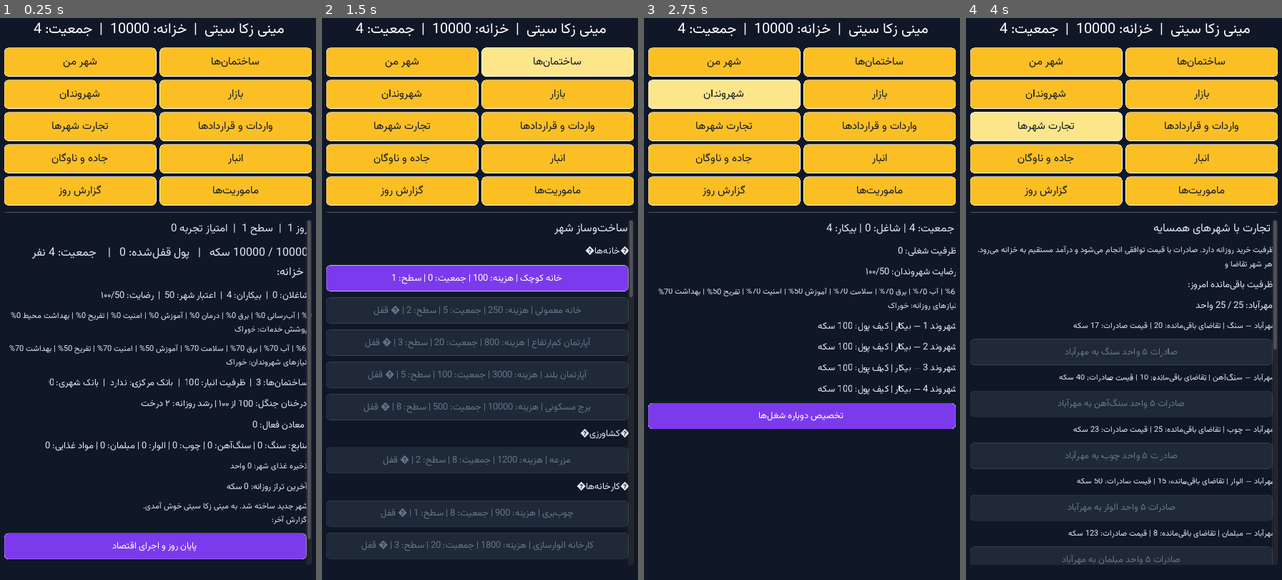
Above: before the commit, frames 1-4 (left to right).
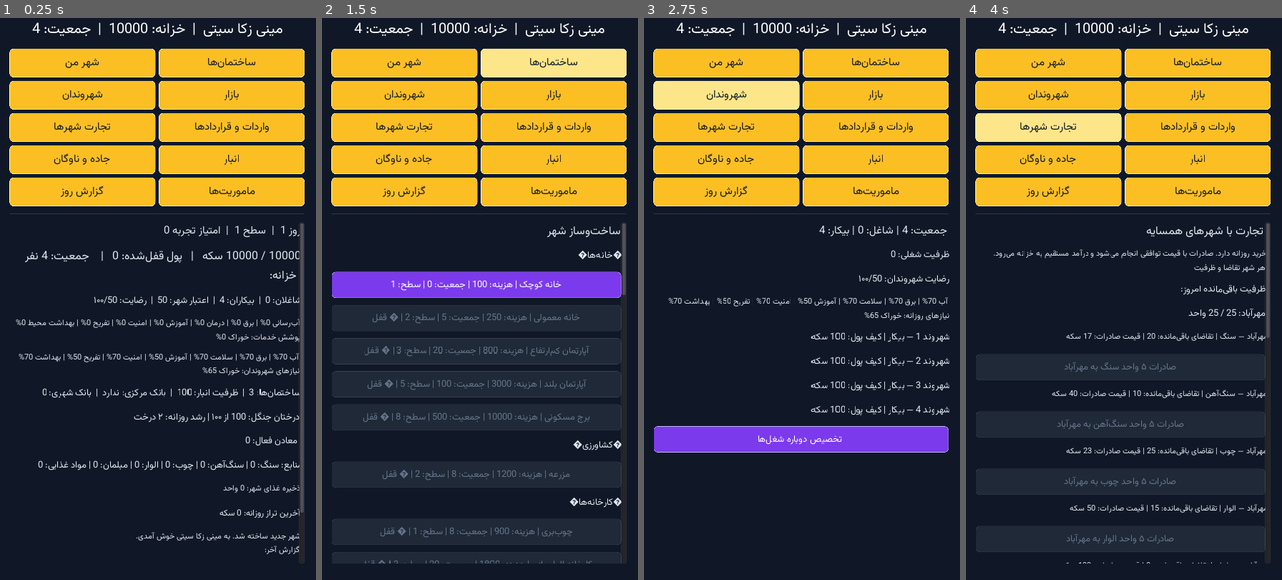
Above: after the commit, the same moments.

Repository: zekainstabot/mini-zeka-city
Game: Godot game, scene res://Main.tscn
The game is run twice, just before and just after one commit, with the same random seed, the same clock (stepped at 60 frames per second) and the same inputs.
Inputs:
- Up to frame 1 (0.25 s): no input
- Up to frame 2 (1.5 s): click "ﻦﻣ ﺮﻬﺷ" at 0.5 s; click "ﺎﻫ‌ﻥﺎﻤﺘﺧﺎﺳ" at 1.25 s
- Up to frame 3 (2.75 s): click "ﻥﺍﺪﻧﻭﺮﻬﺷ" at 2 s
- Up to frame 4 (4 s): click "ﺭﺍﺯﺎﺑ" at 2.75 s; click "ﺎﻫﺮﻬﺷ ﺕﺭﺎﺠﺗ" at 3.5 s

The runs differ from the first frame. In frame 1, 18% of the frame differs, in the area x 1-99%, y 0-98%; in frame 2, 15%; in frame 3, 17%; in frame 4, 13%.

Commit message:
Fix right-edge clipping and improve mobile text wrapping

Diff:
--- a/scripts/Main.gd
+++ b/scripts/Main.gd
@@ -33,11 +33,11 @@
 	root.anchor_bottom = 1
 	var screen_width = get_viewport_rect().size.x
 	var compact_layout = screen_width < 900
-	root.margin_left = 16 if compact_layout else 24
+	root.margin_left = 28 if compact_layout else 24
 	root.margin_top = 16 if compact_layout else 22
-	root.margin_right = -16 if compact_layout else -24
+	root.margin_right = -32 if compact_layout else -24
 	root.margin_bottom = -16 if compact_layout else -22
-	root.add_constant_override("separation", 14 if compact_layout else 12)
+	root.add_constant_override("separation", 16 if compact_layout else 12)
 	add_child(root)
 	header_label = Label.new()
 	header_label.text = PersianText.reshaper("مینی زکا سیتی")
@@ -65,10 +65,12 @@
 	var scroll = ScrollContainer.new()
 	scroll.size_flags_vertical = Control.SIZE_EXPAND_FILL
 	scroll.size_flags_horizontal = Control.SIZE_EXPAND_FILL
+	scroll.rect_clip_content = true
 	root.add_child(scroll)
 	content = VBoxContainer.new()
 	content.size_flags_horizontal = Control.SIZE_EXPAND_FILL
-	content.add_constant_override("separation", 14 if compact_layout else 10)
+	content.rect_min_size = Vector2(0, 0)
+	content.add_constant_override("separation", 16 if compact_layout else 10)
 	scroll.add_child(content)
 	message_label = Label.new()
 	message_label.autowrap = true
@@ -129,7 +131,7 @@
 	_apply_font(label, size)
 	label.autowrap = true
 	label.size_flags_horizontal = Control.SIZE_EXPAND_FILL
-	label.rect_min_size = Vector2(0, 30)
+	label.rect_min_size = Vector2(0, 38 if get_viewport_rect().size.x < 900 else 30)
 	label.add_color_override("font_color", Color("#e2e8f0"))
 	content.add_child(label)
 	return label
